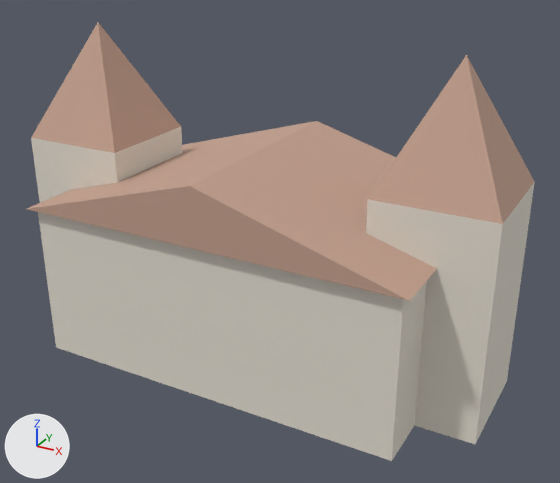
Renders of the glTF model assets/map3d_houses/palace.glb from each side of a commit.
One viewpoint serves both versions: a 50 mm lens placed at (24.7, -42.3, 29.7), pointed at (1.6, -0.3, 8.6). Every picture has the same lights, and +X, +Y and +Z are marked at lower left. The first picture is the older version.

In view in the first picture: 'palace'.
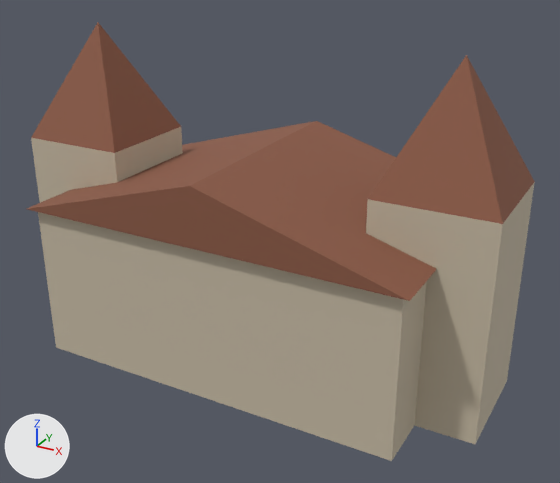
The edits, one by one:
Material 'wall' (mat_wall) changes colour from white #e5dfd3 to beige #c8bca6; in linear values from (0.784, 0.737, 0.651) to (0.578, 0.503, 0.381).
Material 'roof' (mat_roof) changes colour from beige #c4a08e to brown #8c5a45; in linear values from (0.549, 0.353, 0.271) to (0.262, 0.102, 0.0595).

Boxes (x1, y1, x2, y2) around the edits, measured in the pictures (560 x 483 px):
'palace', recoloured (darker): (27, 23, 535, 461) in both
